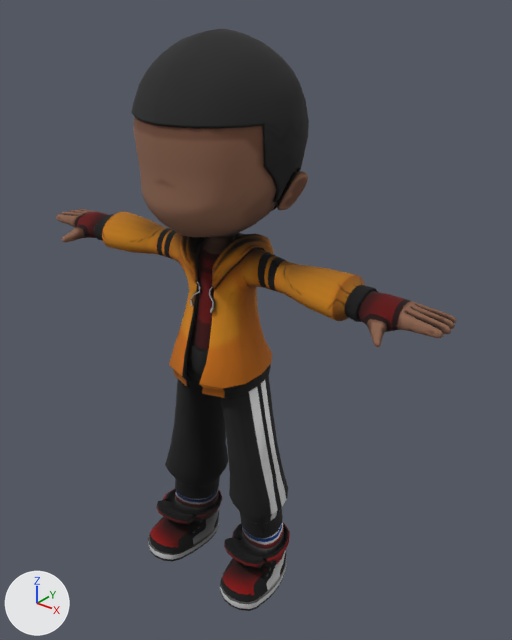
Two versions of the FBX model Capstone/Assets/3D Assets/3danim for mainmenu/omar_sitting.fbx, one commit apart.
Rendered twice from a 50 mm camera at (0.0378, -0.0429, 0.0542) aimed at (0.0003, 0.0039, 0.0252). Arrows for +X, +Y and +Z are at lower left; the lights stay in place. Where no turn or scale is listed for an object, it has been applied to the vertices.

Objects in the first picture: 'body', 'hair', 'jacket1', 'pants', 'polySurface3', 'shoes'.
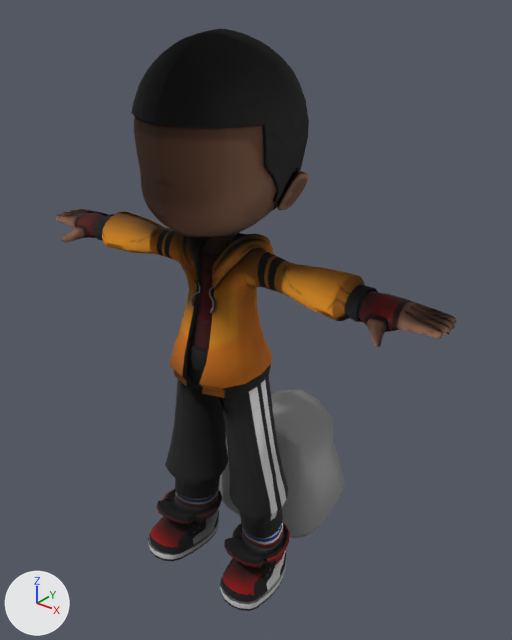
Pixel boxes [x1, y1, x2, y2] of what changed, in the pictures (512 x 640 px):
'body', shading changed: [56, 116, 456, 347] in both
'hair', shading changed: [131, 28, 309, 175] in both
'jacket1', shading changed: [94, 211, 378, 398] in both
'rock', added: after [219, 389, 345, 538]

The change in detail:
Material 'lambert1' (mat_lambert1) is new.
Its base color is (0.222, 0.222, 0.222) (grey #828282).
me_mesh has 2373 vertices, 2318 faces and spans x -0.0211..0.0211, y -0.0071..0.0068, z 0.0241..0.0504.
me_mesh is used by ob_body; location (0.0, 0.0, 0.0).
me_mesh part 2: its shading normals changed.
me_mesh_003 has 585 vertices, 541 faces and spans x -0.0069..0.0069, y -0.0072..0.0069, z 0.0356..0.0507.
me_mesh_003 is used by ob_hair; location (0.0, 0.0, 0.0).
me_mesh_003 part 3: its shading normals changed.
me_mesh_004 has 655 vertices, 616 faces and spans x -0.0145..0.0145, y -0.0048..0.0041, z 0.0212..0.0343.
me_mesh_004 is used by ob_jacket1; location (0.0, 0.0, 0.0).
me_mesh_004 part 1: its shading normals changed.
Mesh me_mesh_007 is new.
It has 98 vertices, 96 faces and spans x -0.0064..0.0064, y -0.00617..0.00544, z -0.00643..0.00701.
It uses material mat_lambert1 (grey #828282).
Object 'rock' (ob_rock) is new; it shows me_mesh_007.
Its location is (0.0, 0.0093, 0.0064).
